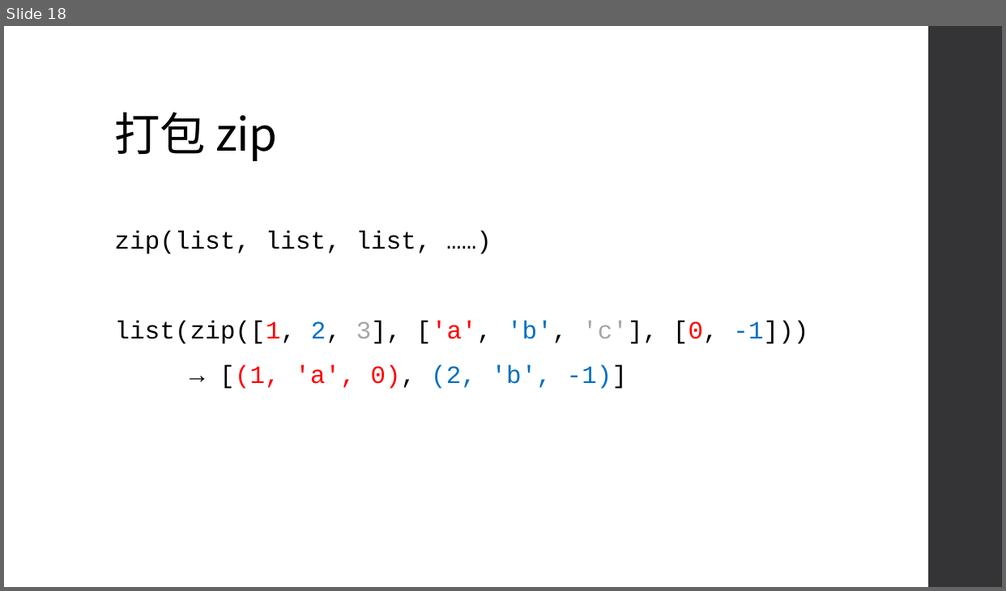
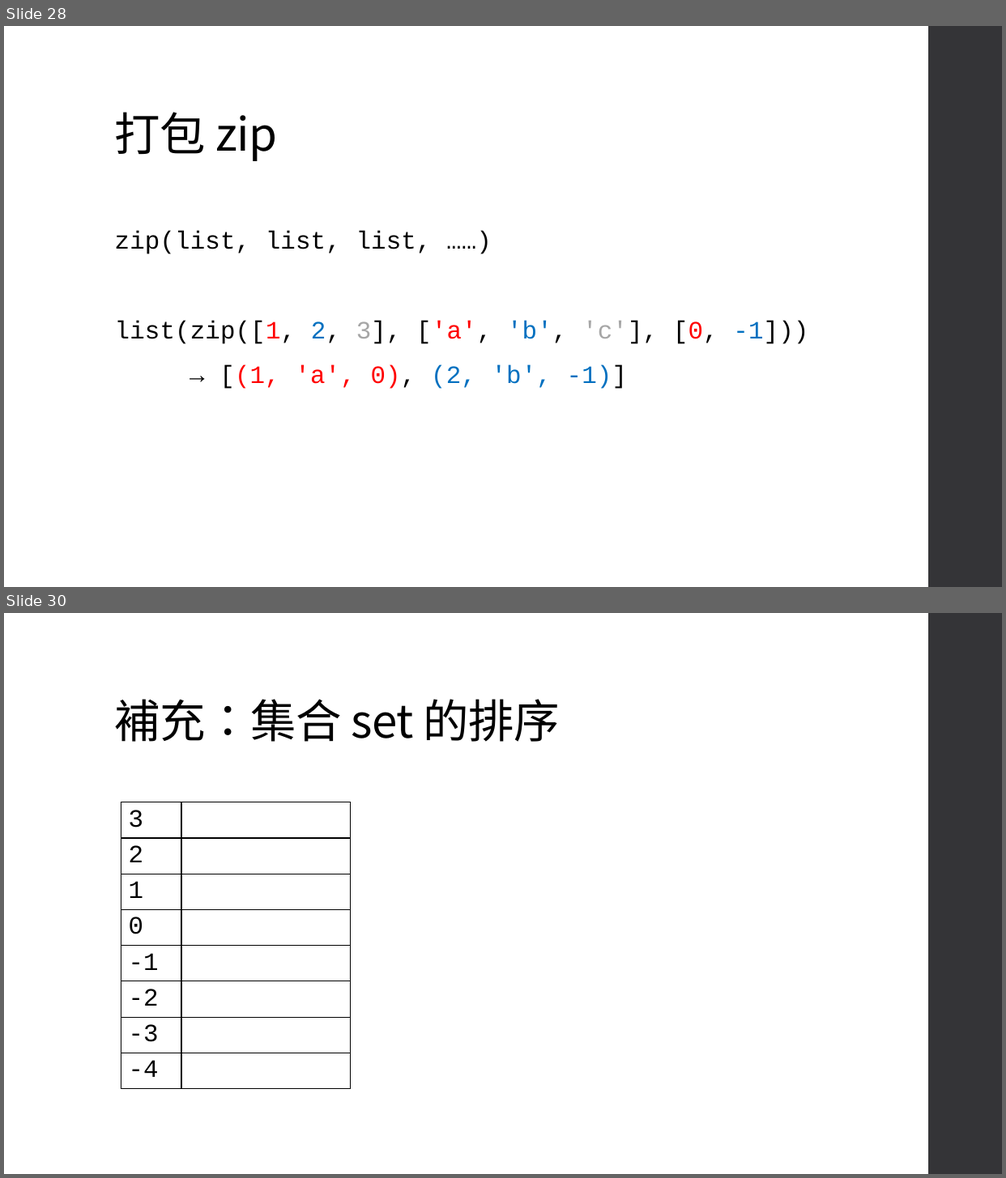
Before and after one commit to an920107/ServiceLearning, a slide deck: Class 5.pptx. Shown one above the other, each under a label of ours: slide 18 before the commit, slides 28 and 30 after it; the slides between them are not shown. The pictures are 1006x591 and 1006x1178 pixels, drawn with LibreOffice and Linux fonts; fonts in the diff are those of the drawing. Boxes give left, top, right and bottom in pixels: in the first picture for what was removed or moved away, otherwise in the second. Text is boxed around its words. In the diff, an @@ line names an element or a change of style, - is before the commit and + after.

```diff
--- a/Class 5.pptx
+++ b/Class 5.pptx
@@ slide 30 added at [4,613,1002,1174], background #FFFFFF; not listed: 1 template element that a slide beside it also shows @@
@@ title added at [115,699,560,742], 44 pt, text #000000 @@
+補充：集合 set 的排序
@@ table added at [121,803,351,1102], 8 rows, 2 columns @@
+3 | 
+2 | 
+1 | 
+0 | 
+-1 | 
+-2 | 
+-3 | 
+-4 | 
@@ what was slide 18 is now slide 28 @@
```
Also in this commit, not shown: 1 slide changed, 29 other slides added.
